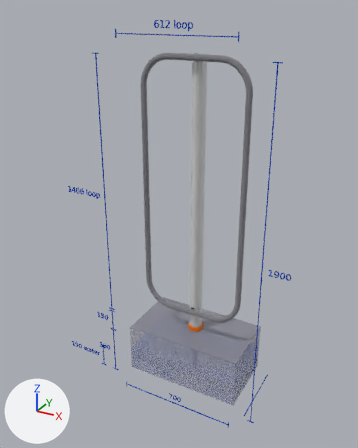
One commit to the glTF model docs/drawings/renders/unit-dimensioned-v4.glb: the scene before it, then after it.
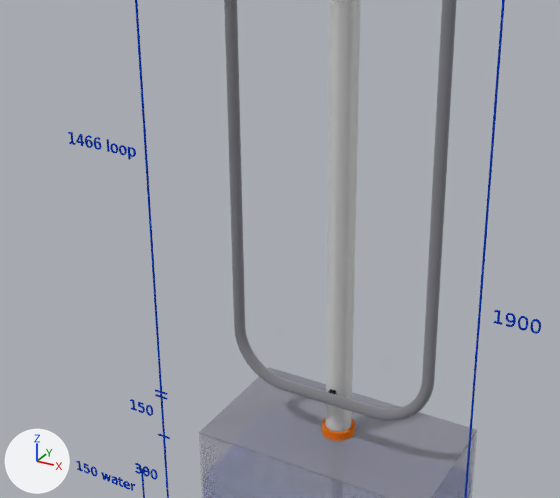
Each version appears first whole from a 50 mm lens placed at (1137.0, -2276.0, 2107.0), pointed at (-96.0, -36.0, 987.0), and next in a close-up on the part from 10% to 84% of the width and 28% to 80% of the height. The axes (+X, +Y, +Z) are drawn at lower left. The lights are the same throughout. The older version's two pictures come first. Where no turn or scale is listed for an object, it has been applied to the vertices. Vertices at exactly the same position are counted once.

Names of what the first close-up shows: 'dimensions', 'growing_pipe', 'lid', 'spine_brackets', 'tank', 'track_loop' and 1 more.
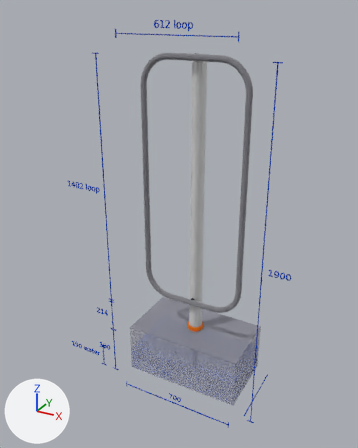
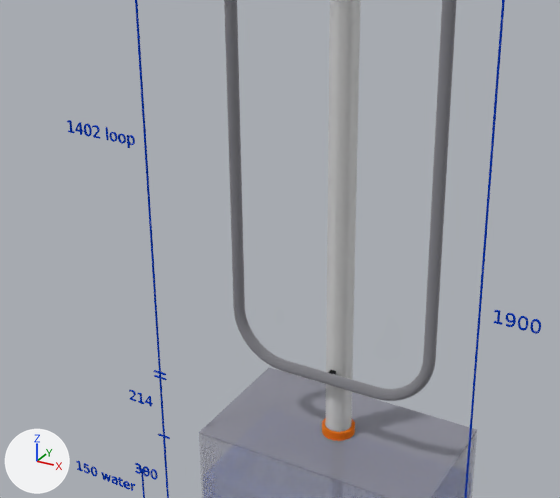
What the commit changed:
me_track_loop is used by ob_track_loop; location (0.0, 0.0, 0.0).
me_track_loop had 2060 vertices, 4120 faces and spanned x -306.0..306.0, y -76.0..-44.0, z 434.0..1900.0.
me_track_loop now has 2060 vertices, 4120 faces and spans x -306.0..306.0, y -76.0..-44.0, z 498.0..1900.0.
me_track_loop part 1: all 1030 vertices in x -306.0..306.0, y -76.0..-44.0, z 434.0..600.0 are moved by (0.0, 0.0, 64.0).
me_spine_brackets is used by ob_spine_brackets; location (0.0, 0.0, 0.0).
me_spine_brackets had 16 vertices, 24 faces and spanned x -8.0..8.0, y -60.0..-30.0, z 435.0..1899.0.
me_spine_brackets now has 16 vertices, 24 faces and spans x -8.0..8.0, y -60.0..-30.0, z 499.0..1899.0.
me_spine_brackets part 2: the whole mesh is scaled about its middle by (1, 1, 0.955), then moved by (0.0, 0.0, 32.0).
me_dimensions is used by ob_dimensions; location (0.0, 0.0, 0.0).
me_dimensions had 6172 vertices, 12268 faces and spanned x -773.0..622.0, y -264.0..200.0, z -108.0..2054.0.
me_dimensions now has 5694 vertices, 11308 faces and spans x -773.0..622.0, y -264.0..200.0, z -108.0..2054.0.
me_dimensions part 3: the loose piece of 22 vertices spanning x -541.0..-521.0, y -264.0..-260.0, z 359.0..392.0 is moved by (29.0, 0.0, 32.0).
me_dimensions part 4: the loose piece of 28 vertices spanning x -654.0..-630.0, y -264.0..-260.0, z 1151.0..1184.0 is moved by (168.0, 0.0, -760.0).
me_dimensions part 5: the loose piece of 22 vertices spanning x -680.0..-660.0, y -264.0..-260.0, z 1151.0..1184.0 is moved by (0.0, 0.0, 32.0).
me_dimensions part 6: the loose piece of 28 vertices spanning x -654.0..-630.0, y -264.0..-260.0, z 1151.0..1184.0 is copied, and the copy is moved by (0.0, 0.0, 32.0); it spans x -654.0..-630.0, y -264.0..-260.0, z 1183.0..1216.0.
me_dimensions part 7: the loose piece of 132 vertices spanning x -38.0..-17.0, y -264.0..-260.0, z 2019.0..2053.0 is copied, and the copy is moved by (-558.0, 0.0, -836.0); it spans x -596.0..-575.0, y -264.0..-260.0, z 1183.0..1217.0.
me_dimensions part 8: the loose piece of 8 vertices spanning x -552.0..-548.0, y -264.0..-260.0, z 1151.0..1186.0 is moved by (0.0, 0.0, 32.0).
me_dimensions part 9: the loose piece of 230 vertices spanning x -541.0..-519.0, y -264.0..-260.0, z 1151.0..1177.0 is moved by (0.0, 0.0, 32.0).
me_dimensions part 10: the loose piece of 230 vertices spanning x -514.0..-491.0, y -264.0..-260.0, z 1151.0..1177.0 is moved by (0.0, 0.0, 32.0).
me_dimensions part 11: the loose piece of 300 vertices spanning x -596.0..-573.0, y -264.0..-260.0, z 1151.0..1185.0 is deleted.
me_dimensions part 12: the loose piece of 232 vertices spanning x -486.0..-463.0, y -264.0..-260.0, z 359.0..393.0 is deleted.
me_dimensions part 13: the loose piece of 170 vertices spanning x -514.0..-493.0, y -264.0..-260.0, z 359.0..392.0 is deleted.
me_dimensions part 14: 46 vertices moved from x -618.0..-474.0, y -264.0..-260.0, z 1142.0..1185.0 to x -620.0..-474.0, y -264.0..-260.0, z 1174.0..1208.0; 474 vertices removed from x -625.0..-462.0, y -264.0..-260.0, z 1142.0..1185.0; 406 vertices added at x -625.0..-462.0, y -264.0..-260.0, z 1174.0..1217.0.
Other edits to the shape of me_dimensions do not show in these pictures.

What differs and where, as boxes [x1, y1, x2, y2] in the close-ups (560 x 498 px; the box of a moved part takes in the faces that stretch with it):
'track_loop', reshaped
    before: [224, 0, 457, 421]
    after: [224, 0, 457, 401]
'dimensions', reshaped
    before: [68, 0, 541, 498]
    after: [67, 0, 541, 498]
'spine_brackets', rescaled
    before: [328, 389, 336, 394]
    after: [328, 370, 336, 375]
part 3 of me_dimensions, moved or reshaped
    before: [130, 399, 137, 411]
    after: [137, 393, 144, 404]
part 4 of me_dimensions, moved or reshaped
    before: [76, 134, 84, 146]
    after: [145, 396, 153, 407]
part 5 of me_dimensions, moved or reshaped
    before: [68, 132, 76, 145]
    after: [67, 120, 75, 133]
part 6 of me_dimensions, added
    after: [75, 122, 83, 135]
part 7 of me_dimensions, added
    after: [92, 125, 100, 139]
part 8 of me_dimensions, moved or reshaped
    before: [106, 139, 110, 152]
    after: [106, 127, 109, 140]
part 9 of me_dimensions, moved or reshaped
    before: [110, 143, 118, 153]
    after: [109, 132, 117, 142]
part 10 of me_dimensions, moved or reshaped
    before: [119, 145, 127, 155]
    after: [118, 133, 126, 144]
part 11 of me_dimensions, deleted
    before: [94, 137, 102, 150]
part 12 of me_dimensions, deleted
    before: [146, 405, 153, 416]
part 13 of me_dimensions, deleted
    before: [138, 402, 145, 413]
part 14 of me_dimensions, moved or reshaped
    before: [85, 135, 136, 160]
    after: [84, 124, 135, 148]
